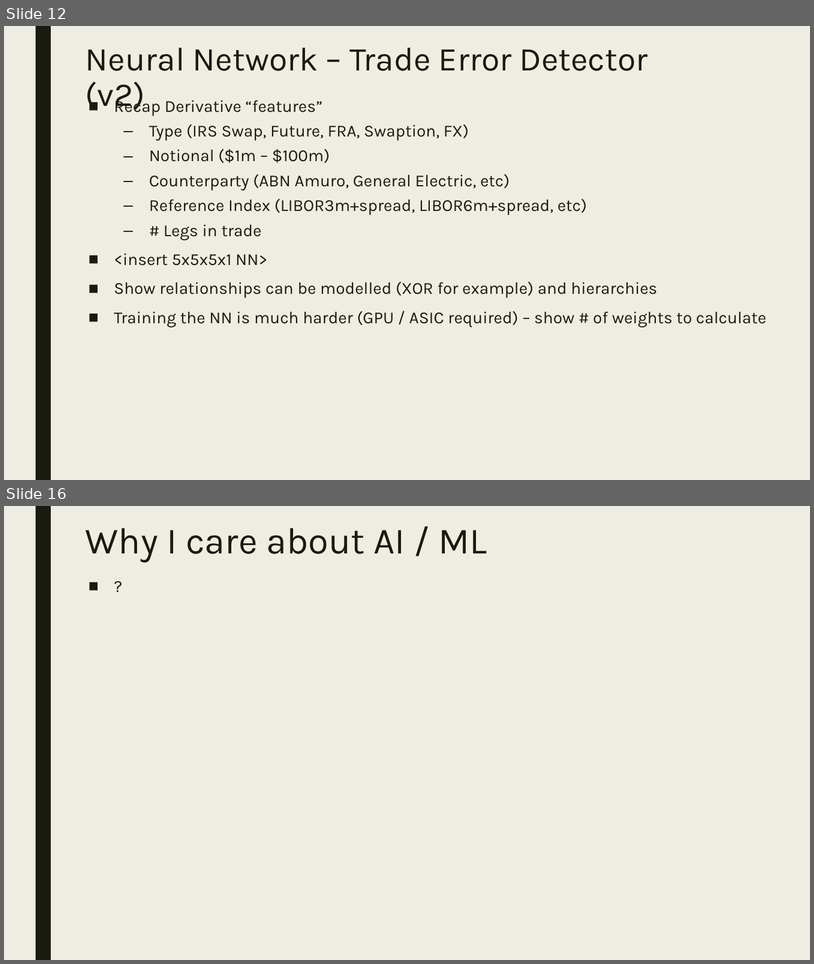
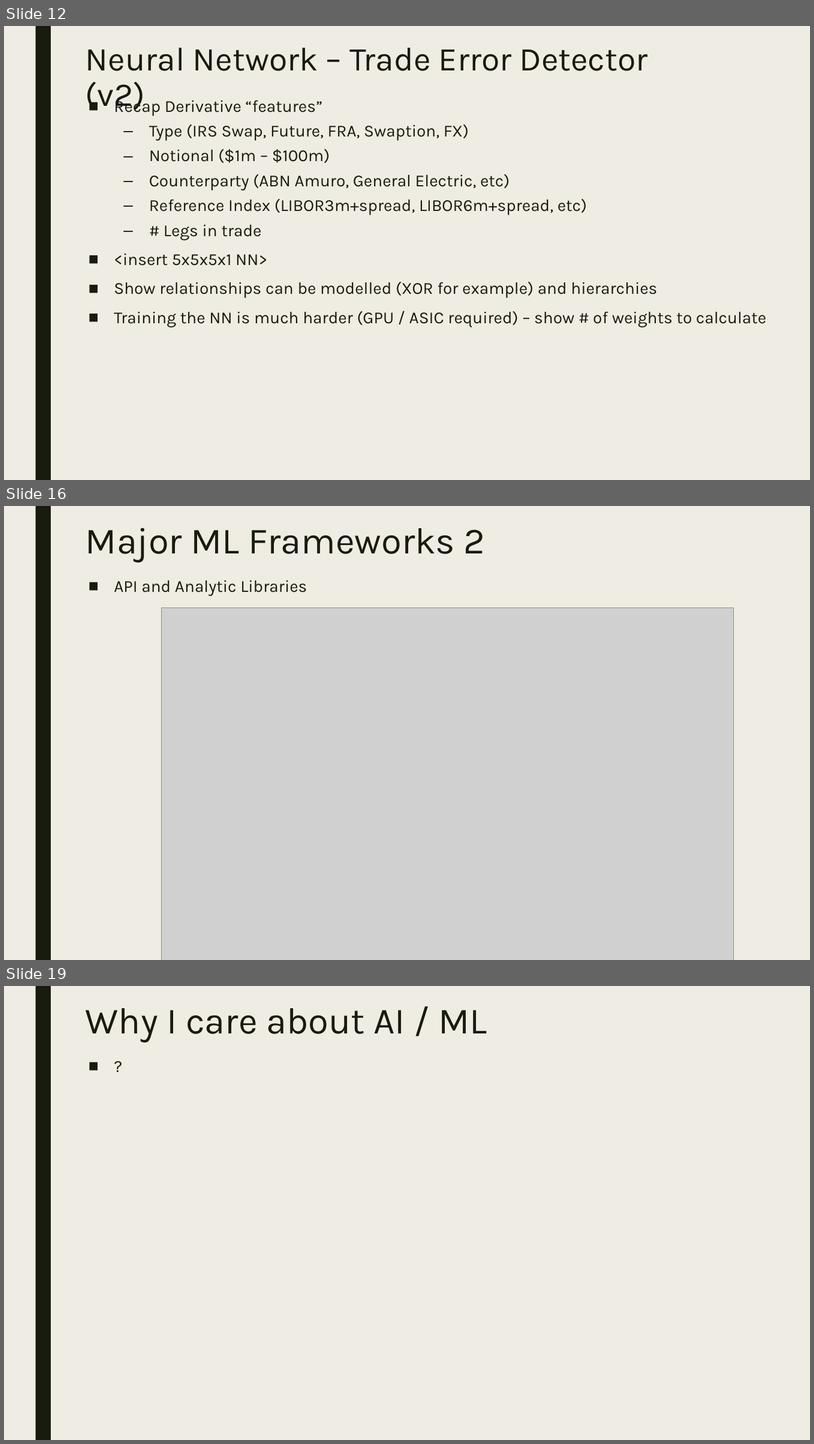
Before and after one commit to dougfoo/machineLearning, a slide deck: talks/MachineLearning101.pptx. Shown one above the other, each under a label of ours: slides 12 and 16 before the commit, slides 12, 16 and 19 after it; the slides between them are not shown. The pictures are 814x964 and 814x1444 pixels, drawn with LibreOffice and Linux fonts; fonts in the diff are those of the drawing; grey boxes stand for pictures. Boxes give left, top, right and bottom in pixels: in the first picture for what was removed or moved away, otherwise in the second. Text is boxed around its words. In the diff, an @@ line names an element or a change of style, - is before the commit and + after.

```diff
--- a/talks/MachineLearning101.pptx
+++ b/talks/MachineLearning101.pptx
@@ slide 16 added at [4,506,810,960], background #EFEDE3; not listed: 1 template element that a slide beside it also shows @@
@@ title added at [86,528,486,562], 44 pt, text #191B0E @@
+Major ML Frameworks 2
@@ text added at [114,580,307,596], 20 pt, text #191B0E @@
+■ API and Analytic Libraries
@@ picture added at [161,607,734,960] @@
@@ what was slide 16 is now slide 19 @@
```
Also in this commit, not shown: 3 slides changed, 3 other slides added, 1 slide removed.
